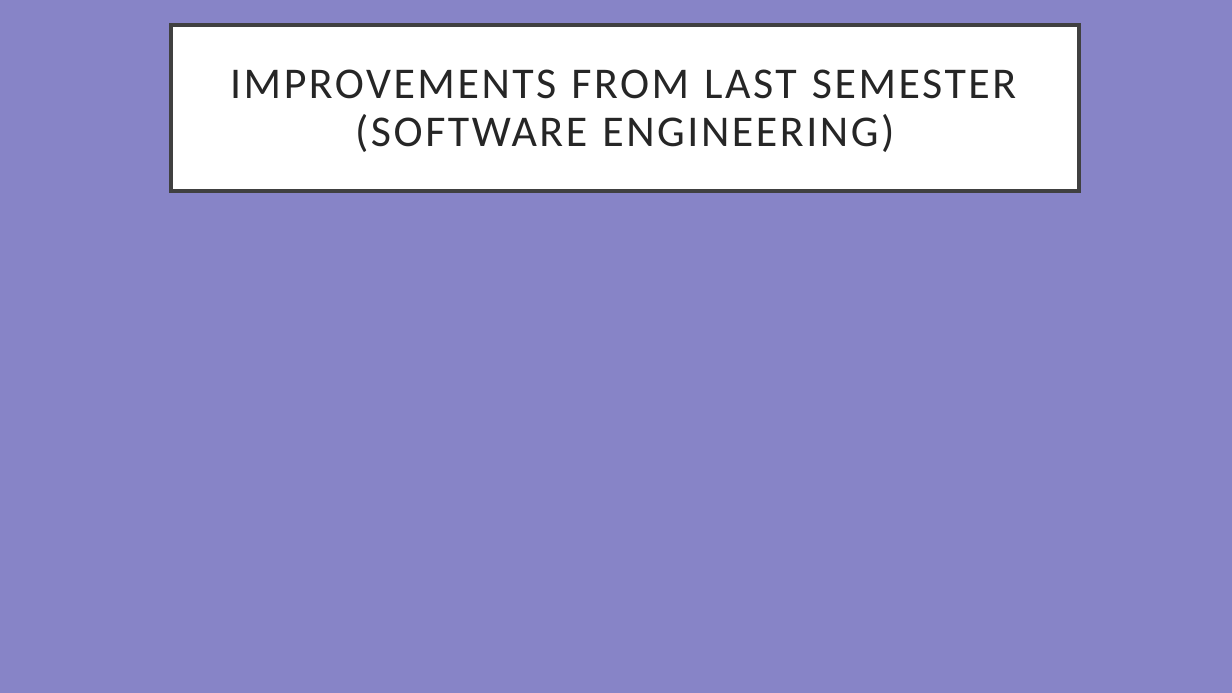
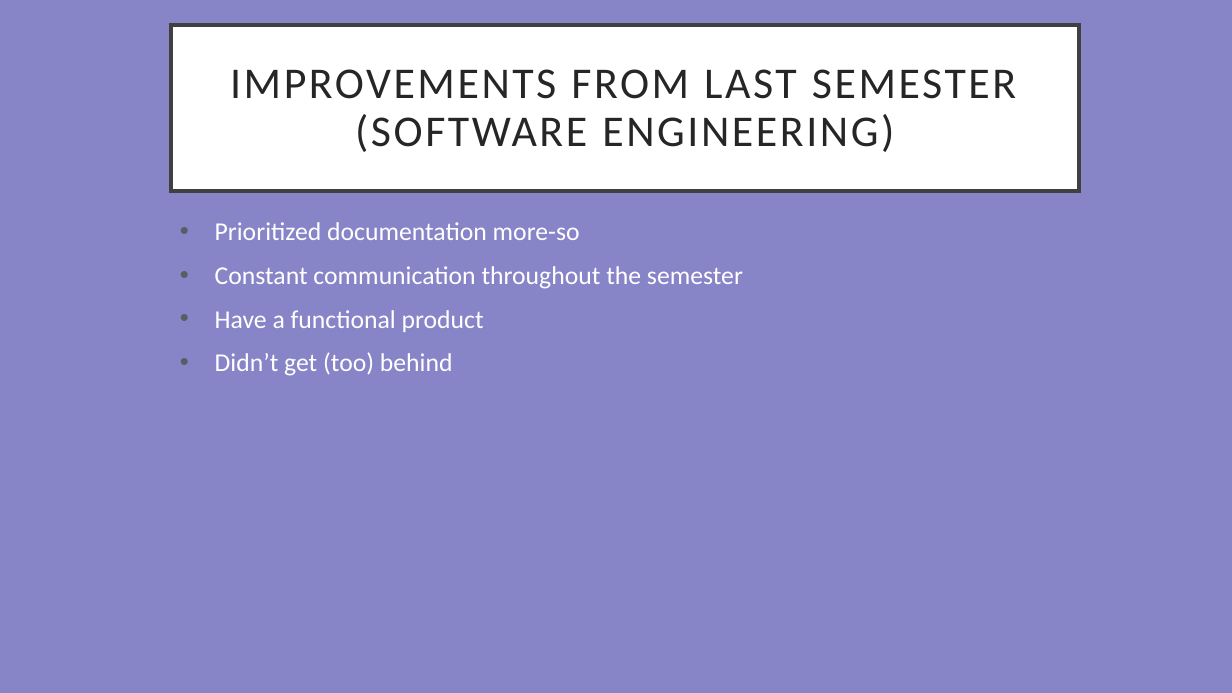
Before and after one commit to Thatawesomeguy4/FiddlePracticeAppCPSC4910, a slide deck: slide 4 of Fid'Lin Final Presentation.pptx. Drawn at 1232x693 pixels with LibreOffice and Linux fonts; fonts in the diff are those of the drawing. Boxes give left, top, right and bottom in pixels: in the first picture for what was removed or moved away, otherwise in the second. Text is boxed around its words. In the diff, an @@ line names an element or a change of style, - is before the commit and + after.

```diff
--- a/Fid'Lin Final Presentation.pptx
+++ b/Fid'Lin Final Presentation.pptx
@@ subtitle added at (x1=215, y1=222, x2=743, y2=376), 20 pt, text #FFFFFF @@
+• Prioritized documentation more-so
+• Constant communication throughout the semester
+• Have a functional product
+• Didn’t get (too) behind
```
Also in this commit, not shown: 2 other slides changed, 1 slide removed.
